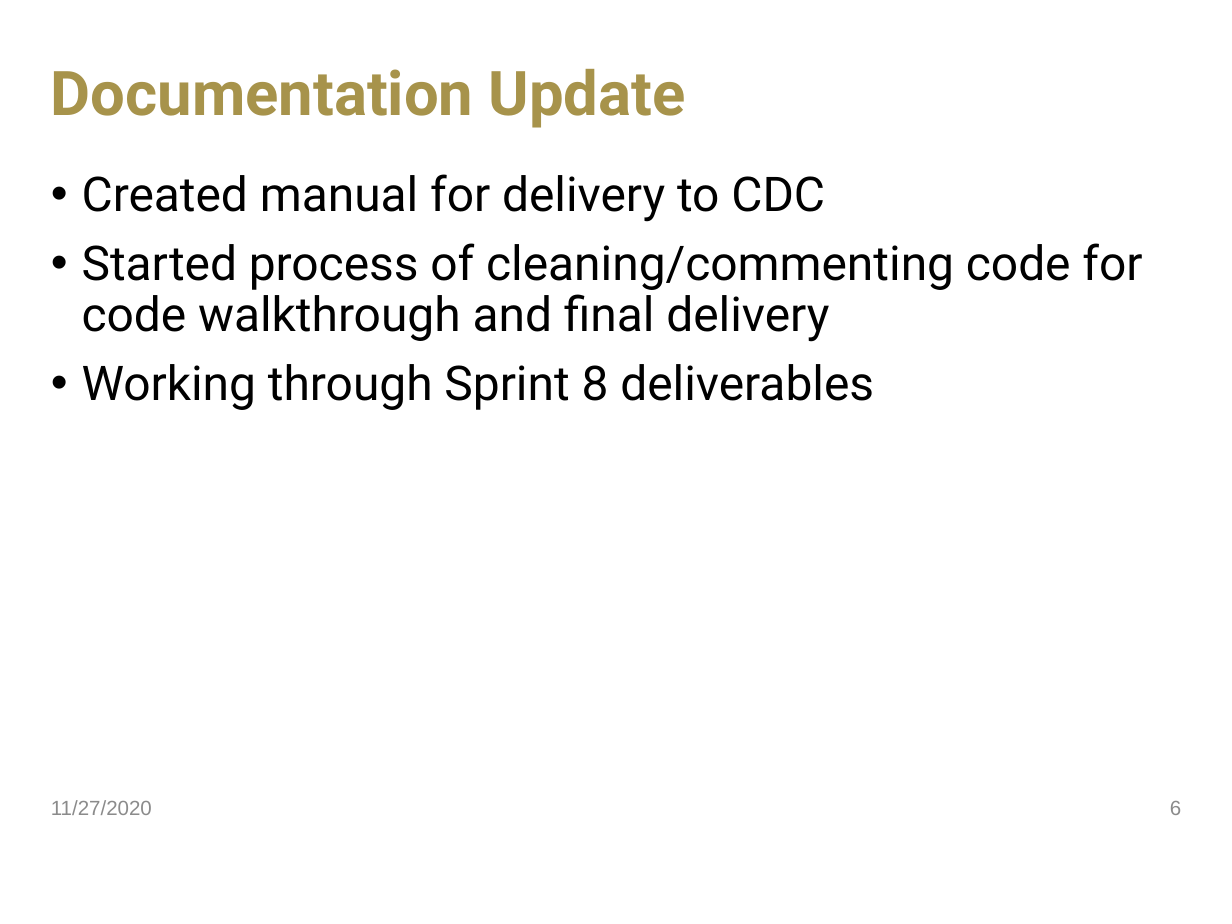
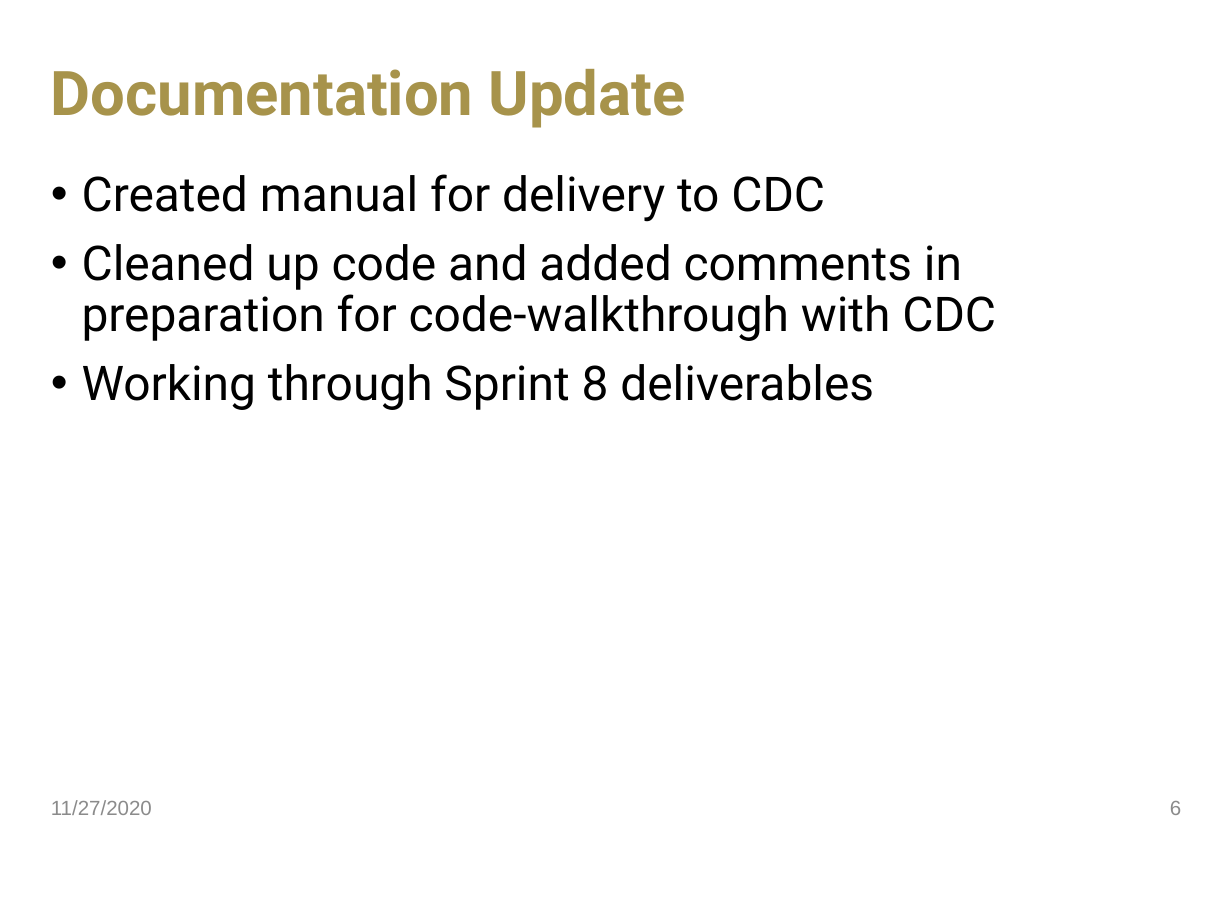
Before and after one commit to jdavis470/National-Firefighter-Registry, a slide deck: slide 6 of collateral/Team 55 Sprint 7.pptx. Drawn at 1232x924 pixels with LibreOffice and Linux fonts; fonts in the diff are those of the drawing; background and template pictures are left out. Boxes give left, top, right and bottom in pixels: in the first picture for what was removed or moved away, otherwise in the second. Text is boxed around its words. In the diff, an @@ line names an element or a change of style, - is before the commit and + after.

```diff
--- a/collateral/Team 55 Sprint 7.pptx
+++ b/collateral/Team 55 Sprint 7.pptx
@@ text at <box>82,244,996,341</box>: text changed @@
-• Started process of cleaning/commenting code for code walkthrough and final delivery
+• Cleaned up code and added comments in preparation for code-walkthrough with CDC
```
Also in this commit, not shown: 1 other slide changed, 3 other files.
